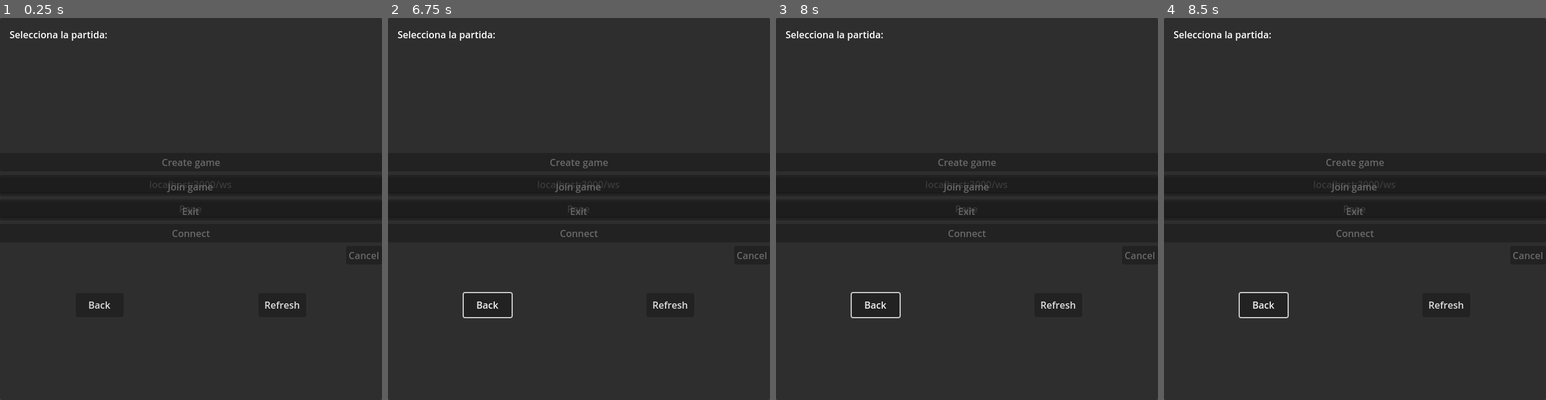
Above: before the commit, frames 1-4 (left to right).
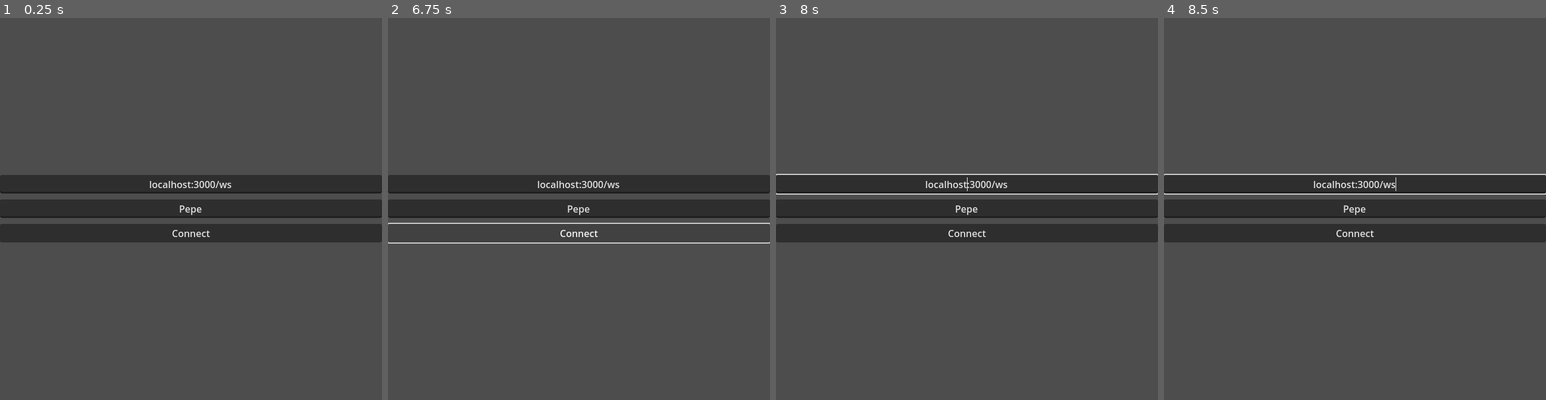
Above: after the commit, the same moments.

Repository: UNLAM-PROG-C/2025-PROGC-Q2-M6
Game: Godot game, scene res://scenes/main.tscn
Two runs of this game, one before a commit and one after it. Both use one fixed random seed, a clock stepped at 60 frames per second and the inputs below.
Inputs (mouse positions are in pixels of both pictures, inside the frame that each line leads up to):
- Up to frame 1 (0.25 s): no input
- Up to frame 2 (6.75 s): click (579, 163) at 0.5 s, where only the run before the commit has a clickable "Create game"; click (670, 304) at 1.25 s, where only the run before the commit has a clickable "Refresh"; click (579, 163) at 2 s, where only the run before the commit has a clickable "Create game"; click (670, 304) at 2.75 s, where only the run before the commit has a clickable "Refresh"; click (579, 163) at 3.5 s, where only the run before the commit has a clickable "Create game"; click (670, 304) at 4.25 s, where only the run before the commit has a clickable "Refresh"; click (750, 254) at 5 s, where only the run before the commit has a clickable "Cancel"; click (487, 304) at 5.75 s, where only the run before the commit has a clickable "Back"; click "Connect" at 6.5 s
- Up to frame 3 (8 s): click (967, 186) at 7.25 s, where only the run before the commit has a clickable "Join game"
- Up to frame 4 (8.5 s): move the mouse to (1439, 189) at 8.02 s; click (1439, 189) at 8.17 s

The runs differ from the first frame. In frame 1, 86% of the frame differs, in the area x 0-100%, y 0-100%; in frame 2, 90%; in frame 3, 86%; in frame 4, 86%.
Error before the commit: Parse Error: Could not parse global class "Board" from "res://logic/board.gd". (res://logic/menu.gd:18)

Commit message:
remove extra signal connection

Diff:
--- a/TP-Integrador/client/logic/board.gd
+++ b/TP-Integrador/client/logic/board.gd
@@ -37,7 +37,7 @@
 	_generate_board()
 	_redraw_pieces(Store.board)
 	_connect_store_signal()
-  exit_button.connect("pressed", Callable(self, "_on_exit_button_pressed"))
+	exit_button.connect("pressed", Callable(self, "_on_exit_button_pressed"))
 	Networking.connect("opponent_left", Callable(self, "_on_opponent_left"))
 
 func _connect_store_signal():
@@ -107,11 +107,11 @@
 
 
 func _on_exit_confirm_dialog_confirmed() -> void:
-	emit_signal("leave_game")
+	Networking.send_leave_game()
 
 #opponent_left signal received
 func _on_opponent_left():
 	opponent_left_dialog.popup_centered()
 
 func _on_opponent_left_dialog_confirmed() -> void:
-	emit_signal("leave_game")
+	Networking.send_leave_game()
--- a/TP-Integrador/client/logic/menu.gd
+++ b/TP-Integrador/client/logic/menu.gd
@@ -30,7 +30,6 @@
 	game_list_panel.connect("join_game_requested", Callable(self, "_on_game_selected"))
 	game_list_panel.connect("back_pressed", Callable(self, "_on_back_from_list"))
 	game_list_panel.connect("refresh_pressed", Callable(self, "_on_refresh_list"))
-	board.connect("leave_game", Callable(self, "_on_leave_game"))
 
 	# --- Networking signals ---
 	Networking.connect("connected", Callable(self, "_on_connected"))
